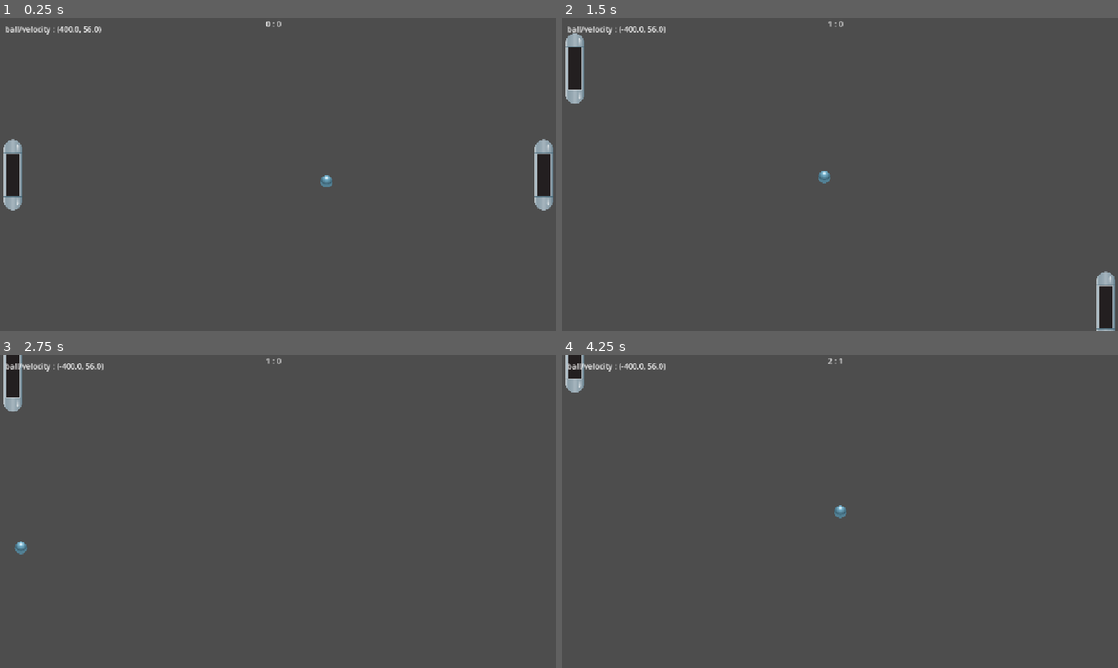
Above: before the commit, frames 1-4 (two rows, left to right).
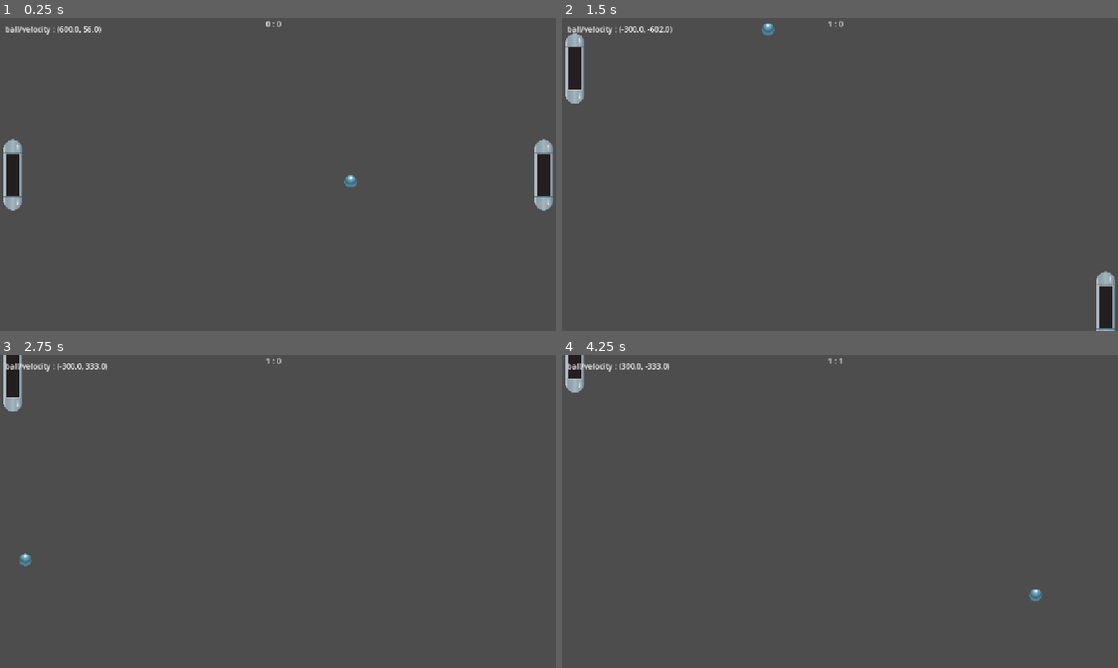
Above: after the commit, the same moments.

Repository: minhaz1217/godot-pong
Game: Godot game, scene res://game.tscn
Two runs of this game, one before a commit and one after it. Both use one fixed random seed, a clock stepped at 60 frames per second and the inputs below.
Inputs:
- Up to frame 1 (0.25 s): no input
- Up to frame 2 (1.5 s): hold A (player1_up) 0.53-1.28 s; hold Down (player2_down) 0.53-1.28 s; hold Z (player1_down) from 1.28 s (still down); tap Up (player2_up) at 1.35 s
- Up to frame 3 (2.75 s): release Z (player1_down) at 2.03 s; hold A (player1_up) from 2.03 s (still down); hold Down (player2_down) from 2.03 s (still down)
- Up to frame 4 (4.25 s): release Down (player2_down) at 2.78 s; tap Up (player2_up) at 2.85 s; release A (player1_up) at 3.53 s; hold Z (player1_down) from 3.53 s (still down); hold Down (player2_down) from 3.53 s (still down)

The runs differ from the first frame. In frame 1, 0.1% of the frame differs, in the area x 10-65%, y 2-54%; in frame 2, 0.2%; in frame 3, 0.2%; in frame 4, 0.3%, in the area x 10-87%, y 1-79%.

Commit message:
increased velocity and limited Y velocity

Diff:
--- a/ball.gd
+++ b/ball.gd
@@ -1,6 +1,6 @@
 extends CharacterBody2D
 
-@export var speed: float = 400
+@export var speed: float = 600
 @export var vertical_velocity: float = 400
 
 
@@ -28,4 +28,6 @@
 			touched_wall.emit("right")
 
 	if (velocity.x > 0 && velocity.x < 100):
-		velocity.x = 200
+		velocity.x = 300
+	if (velocity.y > 500 ):
+		velocity.y = randi_range(300,400)
